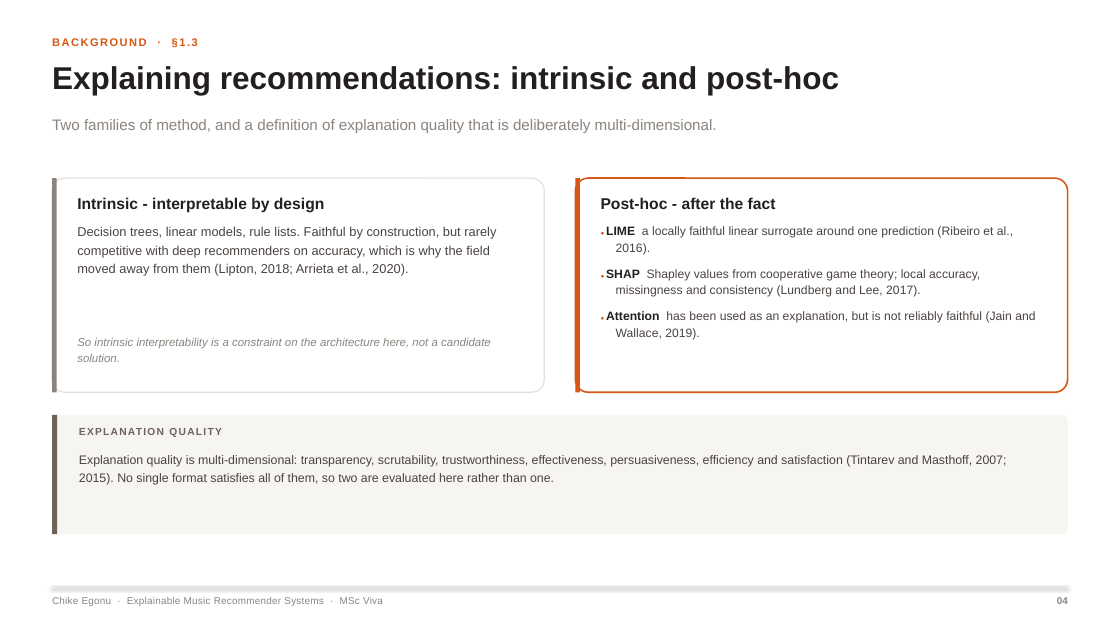
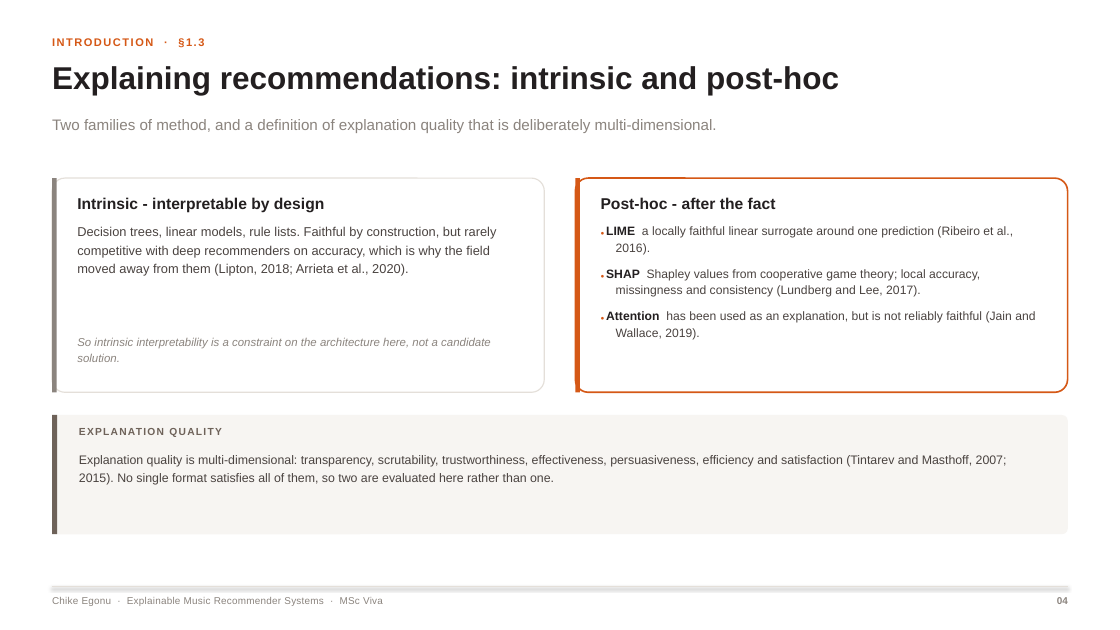
Before and after one commit to Mr-Chi35/viva2, a slide deck: slide 4 of CHIKE EGONU 202537244 viva 10 Nov.PPT 1.pptx. Drawn at 1120x630 pixels with LibreOffice and Linux fonts; fonts in the diff are those of the drawing. Boxes give left, top, right and bottom in pixels: in the first picture for what was removed or moved away, otherwise in the second. Text is boxed around its words. In the diff, an @@ line names an element or a change of style, - is before the commit and + after.

```diff
--- a/CHIKE EGONU 202537244 viva 10 Nov.PPT 1.pptx
+++ b/CHIKE EGONU 202537244 viva 10 Nov.PPT 1.pptx
@@ text at <box>52,38,204,48</box>: text changed @@
-BACKGROUND · §1.3
+INTRODUCTION · §1.3
```
Also in this commit, not shown: 14 other slides changed, 2 slides added.
